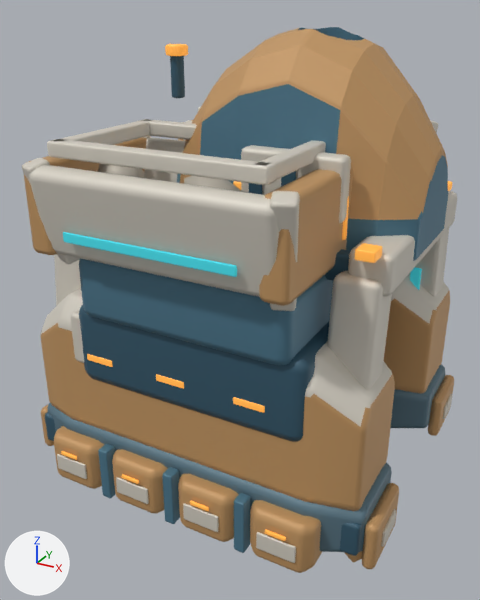
The Blender file space-battleship/art_sources/planet_facilities_v5/refinery.blend: old version first, new version second.
Camera for both pictures: a 50 mm lens placed at (2.01, -3.92, 2.49), pointed at (-0.05, -0.18, 0.62). Arrows for +X, +Y and +Z are at lower left; the lights stay in place. The picture after the commit comes second.

The scene before the commit, as lines of its bpy script (objects in view):
```python
ob_furnace_lower_bay_hot_status = bpy.data.objects.new('Furnace lower bay hot status', me_cube_014)
ob_furnace_lower_bay_hot_status.parent = ob_facility
ob_furnace_lower_bay_hot_status.location = (-0.77, -1.242, -0.26)
ob_furnace_lower_bay_hot_status_001 = bpy.data.objects.new('Furnace lower bay hot status.001', me_cube_016)
ob_furnace_lower_bay_hot_status_001.parent = ob_facility
ob_furnace_lower_bay_hot_status_001.location = (-0.26, -1.242, -0.26)
ob_furnace_lower_bay_pale_service_face = bpy.data.objects.new('Furnace lower bay pale service face', me_cube_013)
ob_furnace_lower_bay_pale_service_face.parent = ob_facility
ob_furnace_lower_bay_pale_service_face.location = (-0.77, -1.23, -0.36)
ob_furnace_lower_bay_pale_service_face_001 = bpy.data.objects.new('Furnace lower bay pale service face.001', me_cube_015)
ob_furnace_lower_bay_pale_service_face_001.parent = ob_facility
ob_furnace_lower_bay_pale_service_face_001.location = (-0.26, -1.23, -0.36)
ob_furnace_lower_bay_pale_service_face_002 = bpy.data.objects.new('Furnace lower bay pale service face.002', me_cube_017)
ob_furnace_lower_bay_pale_service_face_002.parent = ob_facility
ob_furnace_lower_bay_pale_service_face_002.location = (0.26, -1.23, -0.36)
ob_furnace_lower_stepped_pressure_bay = bpy.data.objects.new('Furnace lower stepped pressure bay', me_furnace_lower_stepped_pressure_bay)
ob_furnace_lower_stepped_pressure_bay.parent = ob_facility
ob_furnace_lower_stepped_pressure_bay.location = (0.0, 0.0, 0.0)
ob_furnace_lower_stepped_pressure_bay_001 = bpy.data.objects.new('Furnace lower stepped pressure bay.001', me_furnace_lower_stepped_pressure_bay_001)
ob_furnace_lower_stepped_pressure_bay_001.parent = ob_facility
ob_furnace_lower_stepped_pressure_bay_001.location = (0.0, 0.0, 0.0)
ob_furnace_lower_stepped_pressure_bay_002 = bpy.data.objects.new('Furnace lower stepped pressure bay.002', me_furnace_lower_stepped_pressure_bay_002)
ob_furnace_lower_stepped_pressure_bay_002.parent = ob_facility
ob_furnace_lower_stepped_pressure_bay_002.location = (0.0, 0.0, 0.0)
ob_furnace_portal_lower_pressure_end_cap_003 = bpy.data.objects.new('Furnace portal lower pressure end cap.003', me_cube_038)
ob_furnace_portal_lower_pressure_end_cap_003.parent = ob_facility
ob_furnace_portal_lower_pressure_end_cap_003.location = (1.245, 0.76, -0.36)
# also in view: 'Hopper ivory mouth lip.003' at (0.0, -0.36, 1.79); 'Furnace amber mast' at (-0.62, 0.0, 2.08); 'Furnace lower bay pale service face.003' at (0.77, -1.23, -0.36); 'Hopper service line' at (0.02, -1.32, 1.34); 'Furnace lower pressure web.001' at (0.0, -1.16, -0.35)
```
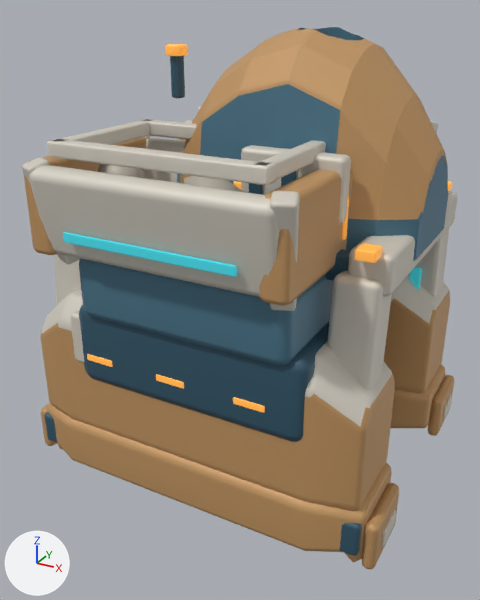
Commit message: Unify refinery lower bearing cheek

What differs and where, as boxes (x1, y1, x2, y2) in the pictures (480 x 600 px):
'Continuous refinery pressure cheek', recoloured: (47, 403, 392, 552) in both
'Furnace lower stepped pressure bay.003', deleted (orange): before (250, 500, 322, 573)
'Furnace lower stepped pressure bay.002', deleted (orange): before (178, 474, 239, 542)
'Furnace lower stepped pressure bay.001', deleted (orange): before (112, 449, 168, 513)
'Furnace lower stepped pressure bay', deleted (orange): before (54, 426, 104, 489)
'Continuous refinery pressure cheek.001', recoloured (blue to orange): (390, 365, 445, 428) in both
'Furnace lower pressure web.002', deleted (blue): before (234, 493, 250, 553)
'Furnace lower pressure web.001', deleted (blue): before (162, 467, 180, 524)
'Furnace lower pressure web', deleted (blue): before (98, 444, 115, 498)
'Furnace lower bay pale service face.003', deleted: before (256, 532, 296, 563)
'Furnace lower bay pale service face.002', deleted: before (183, 503, 219, 532)
'Furnace lower bay pale service face.001', deleted: before (116, 477, 149, 504)
'Furnace lower bay pale service face', deleted: before (57, 454, 87, 479)
'Furnace lower bay hot status.003', deleted: before (265, 529, 286, 541)
'Furnace lower bay hot status.002', deleted: before (190, 501, 209, 511)
'Furnace lower bay hot status.001', deleted: before (122, 474, 139, 484)
'Furnace lower bay hot status', deleted: before (61, 451, 77, 460)

What changed in the scene script:
```text
Change me_continuous_refinery_pressure_cheek:
    where me_continuous_refinery_pressure_cheek.from_pydata(...)  # 160 vertices, 154 faces; spans x -1.21..1.21, y -1.11..-0.33, z -0.51..-0.05
    remove me_continuous_refinery_pressure_cheek.materials.append(mat_furnace_lower_load_steel)  # blue #597684
    add me_continuous_refinery_pressure_cheek.materials.append(mat_furnace_warm_industrial_plate)  # orange #c59965
Change me_continuous_refinery_pressure_cheek_001:
    where me_continuous_refinery_pressure_cheek_001.from_pydata(...)  # 160 vertices, 154 faces; spans x -1.21..1.21, y 0.33..1.11, z -0.51..-0.05
    remove me_continuous_refinery_pressure_cheek_001.materials.append(mat_furnace_lower_load_steel)  # blue #597684
    add me_continuous_refinery_pressure_cheek_001.materials.append(mat_furnace_warm_industrial_plate)  # orange #c59965
Remove ob_furnace_lower_stepped_pressure_bay:
    ob_furnace_lower_stepped_pressure_bay = bpy.data.objects.new('Furnace lower stepped pressure bay', me_furnace_lower_stepped_pressure_bay)
Remove ob_furnace_lower_bay_pale_service_face:
    ob_furnace_lower_bay_pale_service_face = bpy.data.objects.new('Furnace lower bay pale service face', me_cube_013)
Remove ob_furnace_lower_bay_hot_status:
    ob_furnace_lower_bay_hot_status = bpy.data.objects.new('Furnace lower bay hot status', me_cube_014)
Remove ob_furnace_lower_stepped_pressure_bay_001:
    ob_furnace_lower_stepped_pressure_bay_001 = bpy.data.objects.new('Furnace lower stepped pressure bay.001', me_furnace_lower_stepped_pressure_bay_001)
Remove ob_furnace_lower_bay_pale_service_face_001:
    ob_furnace_lower_bay_pale_service_face_001 = bpy.data.objects.new('Furnace lower bay pale service face.001', me_cube_015)
Remove ob_furnace_lower_bay_hot_status_001:
    ob_furnace_lower_bay_hot_status_001 = bpy.data.objects.new('Furnace lower bay hot status.001', me_cube_016)
Remove ob_furnace_lower_stepped_pressure_bay_002:
    ob_furnace_lower_stepped_pressure_bay_002 = bpy.data.objects.new('Furnace lower stepped pressure bay.002', me_furnace_lower_stepped_pressure_bay_002)
Remove ob_furnace_lower_bay_pale_service_face_002:
    ob_furnace_lower_bay_pale_service_face_002 = bpy.data.objects.new('Furnace lower bay pale service face.002', me_cube_017)
Remove ob_furnace_lower_bay_hot_status_002:
    ob_furnace_lower_bay_hot_status_002 = bpy.data.objects.new('Furnace lower bay hot status.002', me_cube_018)
Remove ob_furnace_lower_stepped_pressure_bay_003:
    ob_furnace_lower_stepped_pressure_bay_003 = bpy.data.objects.new('Furnace lower stepped pressure bay.003', me_furnace_lower_stepped_pressure_bay_003)
Remove ob_furnace_lower_bay_pale_service_face_003:
    ob_furnace_lower_bay_pale_service_face_003 = bpy.data.objects.new('Furnace lower bay pale service face.003', me_cube_019)
Remove ob_furnace_lower_bay_hot_status_003:
    ob_furnace_lower_bay_hot_status_003 = bpy.data.objects.new('Furnace lower bay hot status.003', me_cube_020)
Remove ob_furnace_lower_pressure_web:
    ob_furnace_lower_pressure_web = bpy.data.objects.new('Furnace lower pressure web', me_cube_021)
Remove ob_furnace_lower_pressure_web_001:
    ob_furnace_lower_pressure_web_001 = bpy.data.objects.new('Furnace lower pressure web.001', me_cube_022)
Remove ob_furnace_lower_pressure_web_002:
    ob_furnace_lower_pressure_web_002 = bpy.data.objects.new('Furnace lower pressure web.002', me_cube_023)
```
